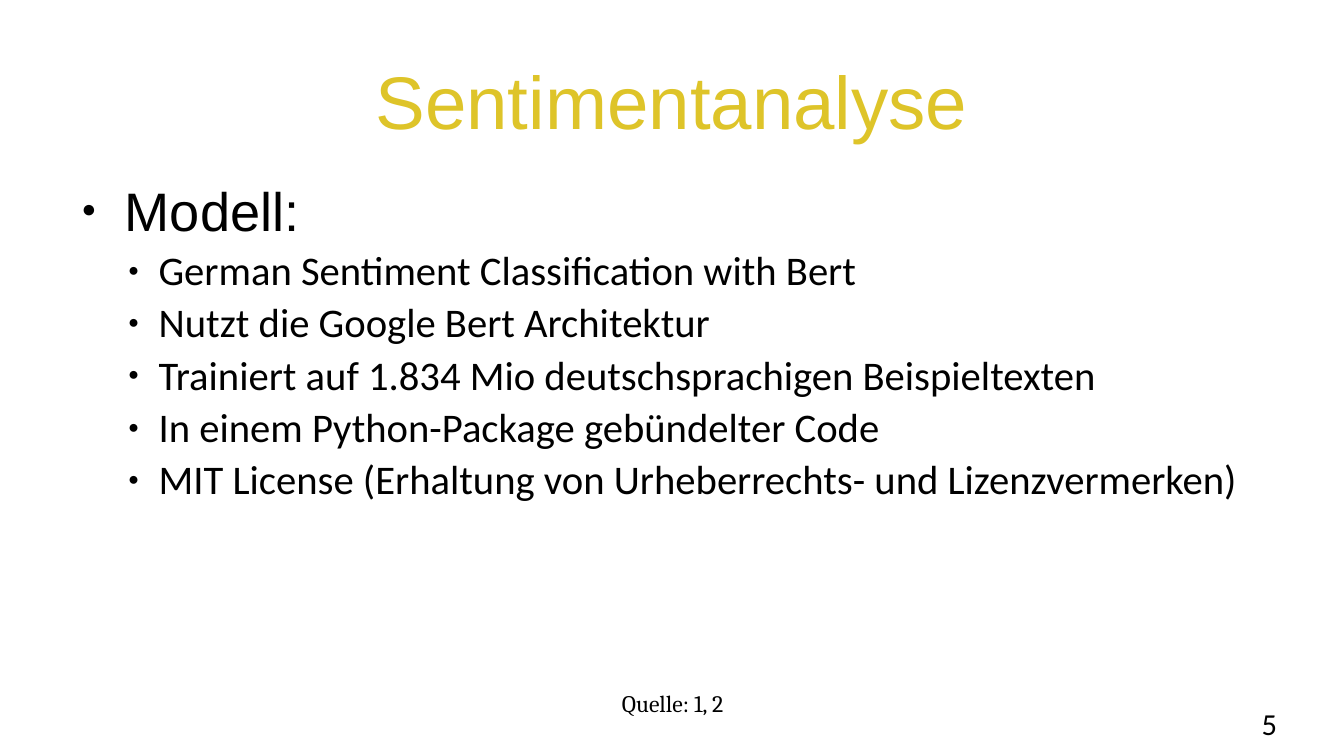
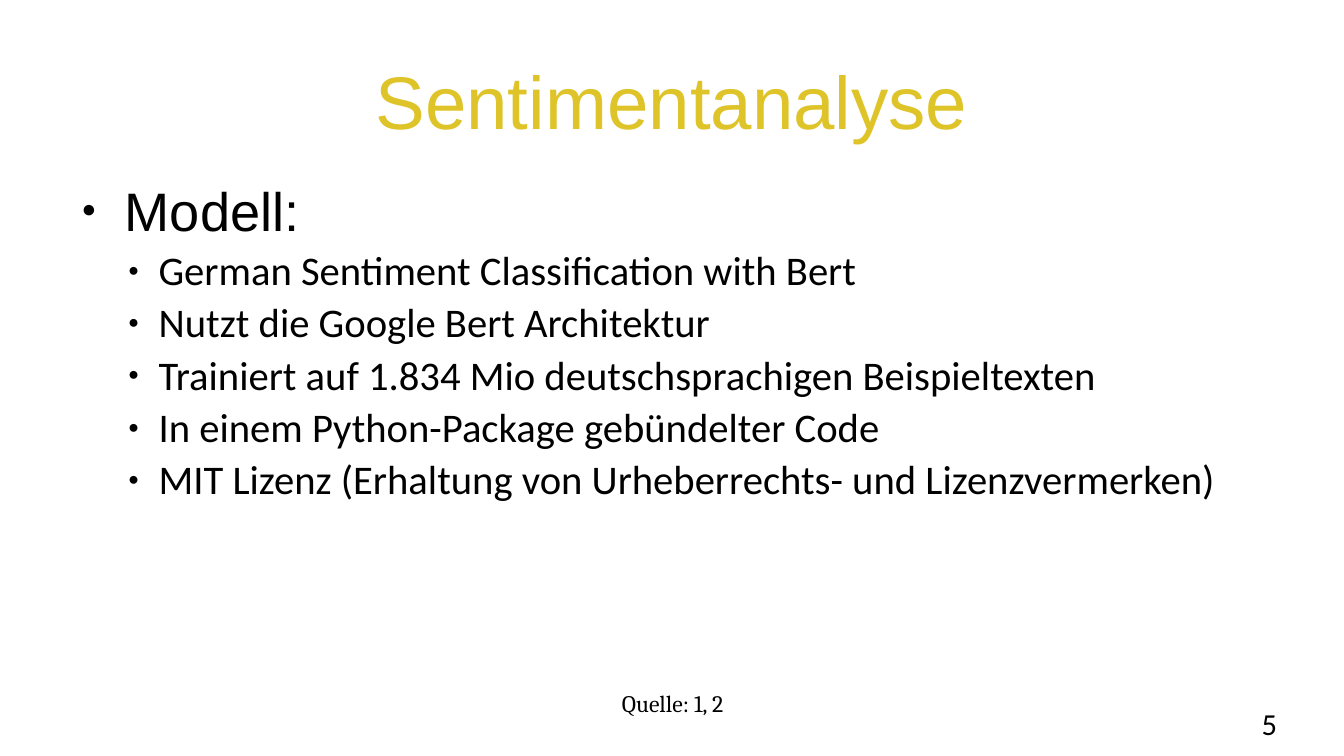
Before and after one commit to ohneBohne/Data_Challenges, a slide deck: slide 5 of Endpräsentation_Fahrrad&Bahn.pptx. Drawn at 1344x756 pixels with LibreOffice and Linux fonts; fonts in the diff are those of the drawing; background and template pictures are left out. Boxes give left, top, right and bottom in pixels: in the first picture for what was removed or moved away, otherwise in the second. Text is boxed around its words. In the diff, an @@ line names an element or a change of style, - is before the commit and + after.

```diff
--- a/Endpräsentation_Fahrrad&Bahn.pptx
+++ b/Endpräsentation_Fahrrad&Bahn.pptx
@@ text at (159,464,1214,501): text changed @@
-  ● MIT License (Erhaltung von Urheberrechts- und Lizenzvermerken)
+  ● MIT Lizenz (Erhaltung von Urheberrechts- und Lizenzvermerken)
```
Also in this commit, not shown: 3 other slides changed, 1 other file.
